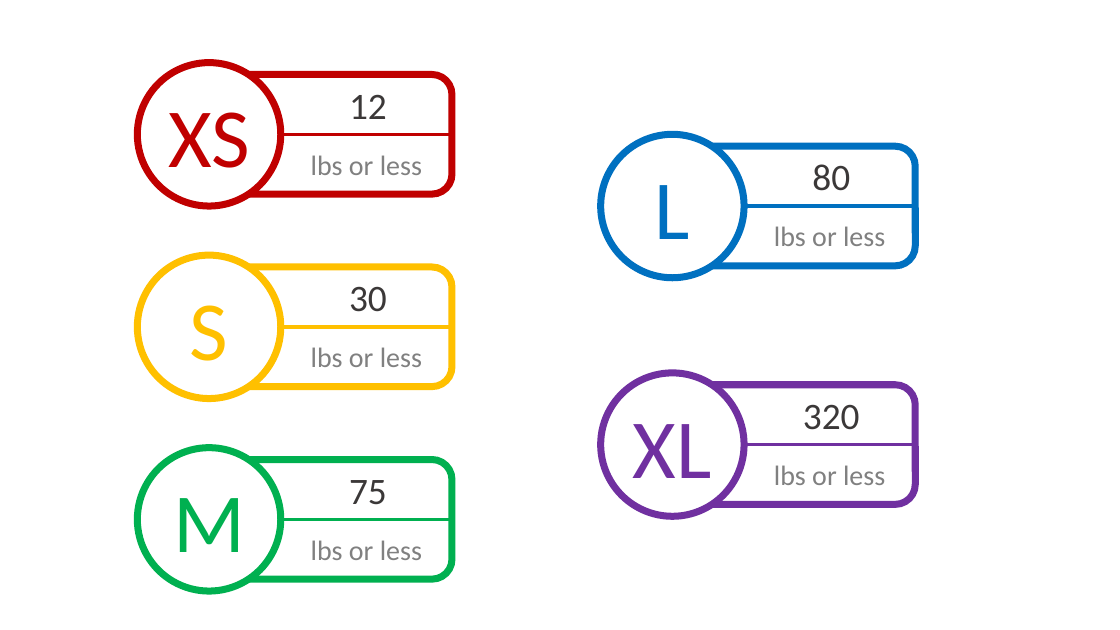
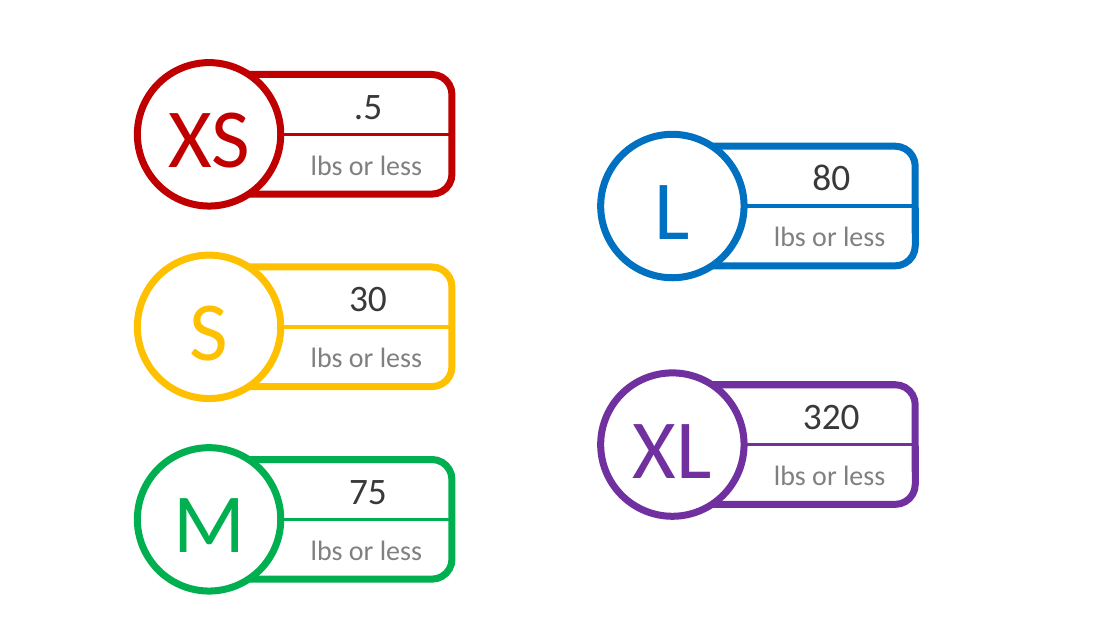
Before and after one commit to Obrary/urn-size-labels, a slide deck: slide 1 of Size-Labels.pptx. Drawn at 1120x630 pixels with LibreOffice and Linux fonts; fonts in the diff are those of the drawing. Boxes give left, top, right and bottom in pixels: in the first picture for what was removed or moved away, otherwise in the second. Text is boxed around its words. In the diff, an @@ line names an element or a change of style, - is before the commit and + after.

```diff
--- a/Size-Labels.pptx
+++ b/Size-Labels.pptx
@@ text at [354, 95, 382, 120]: text changed @@
-12
+.5
```
Also in this commit, not shown: 5 other files.
